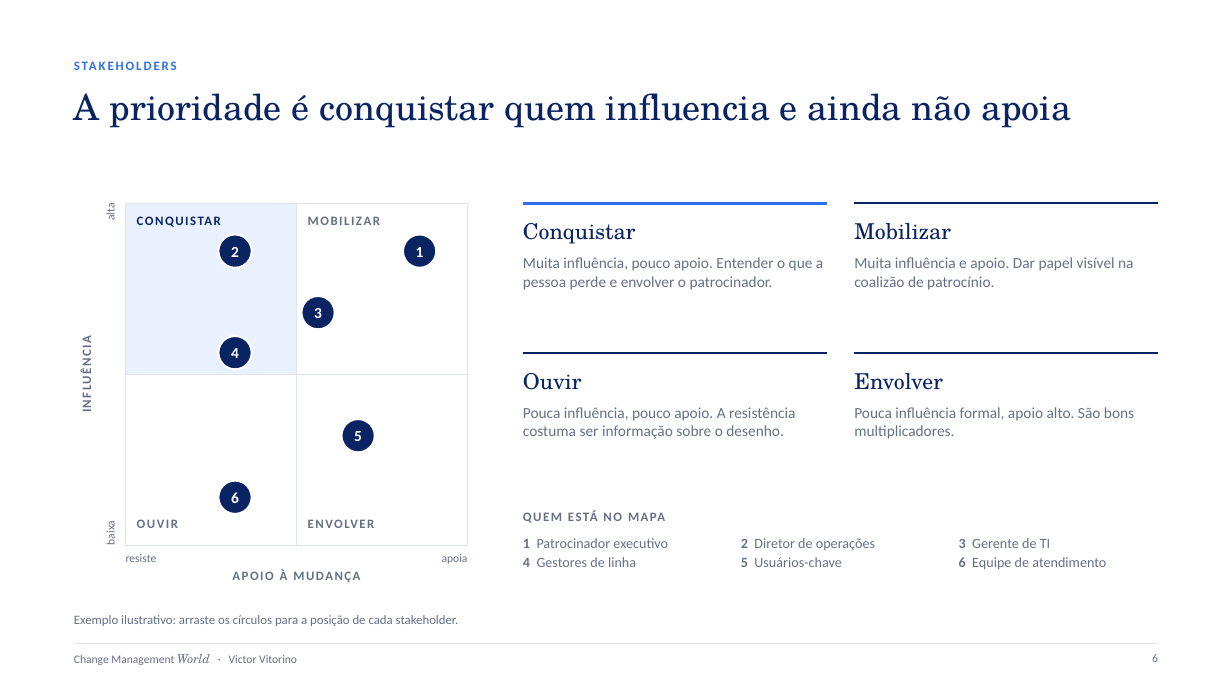
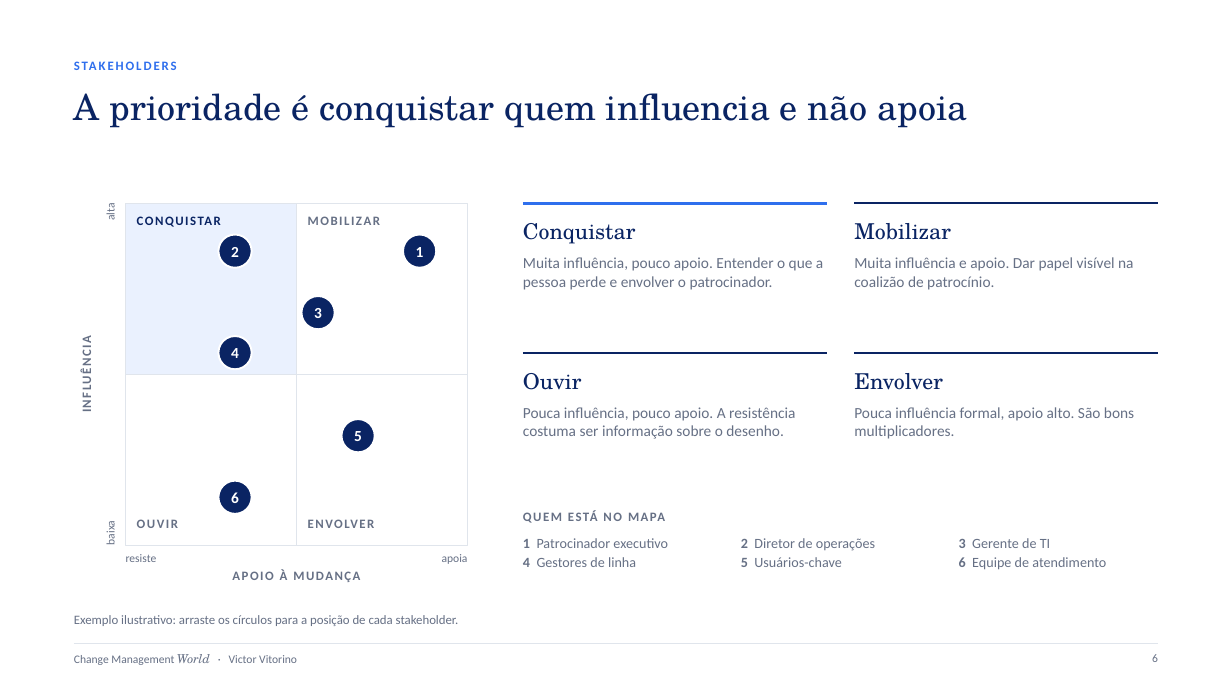
Before and after one commit to VictorVitorino/finaldoanovideo, a slide deck: slide 6 of blog/assets/modelos/kit-de-gestao-da-mudanca.pptx. Drawn at 1232x693 pixels with LibreOffice and Linux fonts; fonts in the diff are those of the drawing. Boxes give left, top, right and bottom in pixels: in the first picture for what was removed or moved away, otherwise in the second. Text is boxed around its words. In the diff, an @@ line names an element or a change of style, - is before the commit and + after.

```diff
--- a/blog/assets/modelos/kit-de-gestao-da-mudanca.pptx
+++ b/blog/assets/modelos/kit-de-gestao-da-mudanca.pptx
@@ title at [74,93,968,128]: text changed @@
-A prioridade é conquistar quem influencia e ainda não apoia
+A prioridade é conquistar quem influencia e não apoia
```
Also in this commit, not shown: 2 other slides changed, 22 other files.
